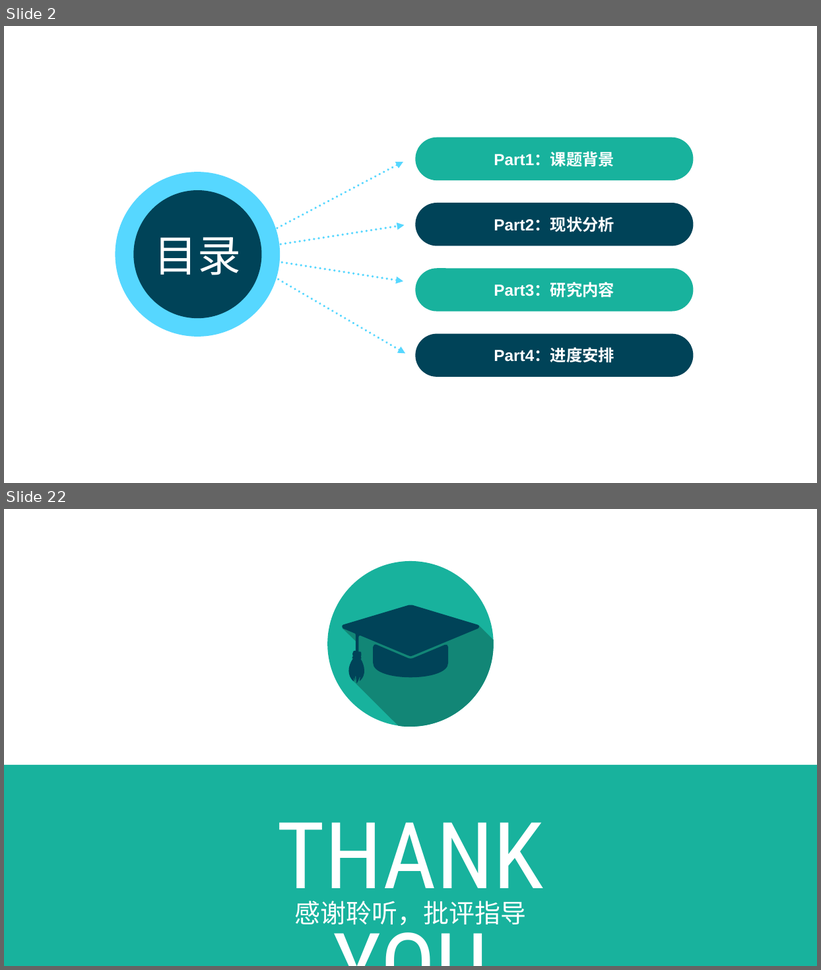
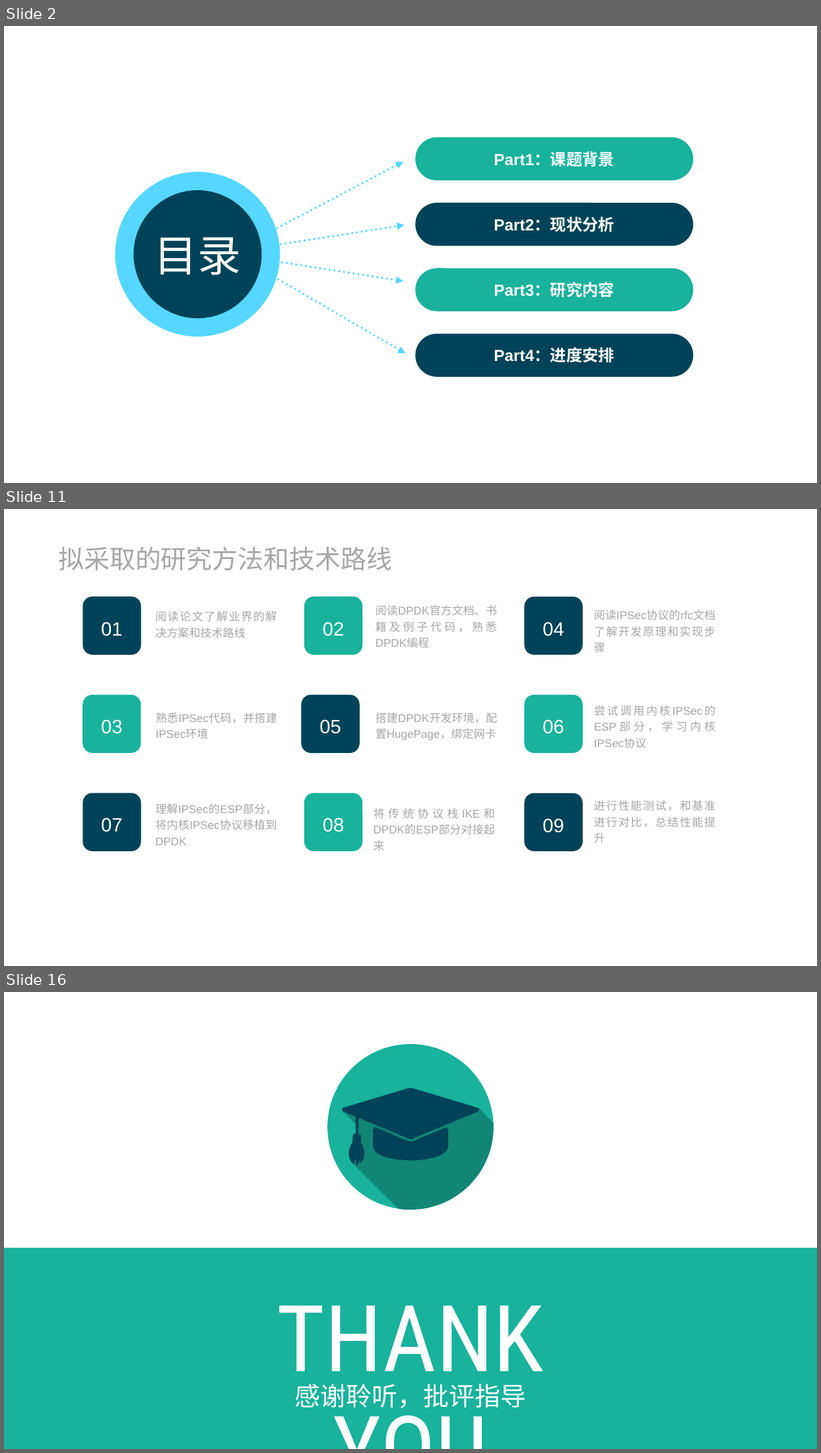
Before and after one commit to yybysj/bysj, a slide deck: Requirement/毕业设计相关规定及规范/毕设开题答辩PPT.pptx. Shown one above the other, each under a label of ours: slides 2 and 22 before the commit, slides 2, 11 and 16 after it; the slides between them are not shown. The pictures are 821x970 and 821x1453 pixels, drawn with LibreOffice and Linux fonts; fonts in the diff are those of the drawing. Boxes give left, top, right and bottom in pixels: in the first picture for what was removed or moved away, otherwise in the second. Text is boxed around its words. In the diff, an @@ line names an element or a change of style, - is before the commit and + after.

```diff
--- a/Requirement/毕业设计相关规定及规范/毕设开题答辩PPT.pptx
+++ b/Requirement/毕业设计相关规定及规范/毕设开题答辩PPT.pptx
@@ slide 11 added at bbox=[4, 509, 817, 966], background #FFFFFF @@
@@ text added at bbox=[58, 547, 393, 570], 32 pt, text #A6A6A6 @@
+拟采取的研究方法和技术路线
@@ rounded rectangle added at bbox=[83, 596, 141, 655], fill #004358, 24 pt, text #FFFFFF @@
+01
@@ rounded rectangle added at bbox=[304, 596, 362, 655], fill #18B29D, 24 pt, text #FFFFFF @@
+02
@@ text added at bbox=[376, 605, 497, 648], 14 pt, text #A6A6A6 @@
+阅读DPDK官方文档、书籍及例子代码，熟悉DPDK编程
@@ rounded rectangle added at bbox=[525, 597, 583, 656], fill #004358, 24 pt, text #FFFFFF @@
+04
@@ text added at bbox=[155, 611, 277, 638], 14 pt, text #A6A6A6 @@
+阅读论文了解业界的解决方案和技术路线
@@ text added at bbox=[594, 610, 715, 620], 14 pt, text #A6A6A6 @@
+阅读IPSec协议的rfc文档了解开发原理和实现步骤
@@ rounded rectangle added at bbox=[83, 695, 141, 754], fill #18B29D, 24 pt, text #FFFFFF @@
+03
@@ rounded rectangle added at bbox=[301, 694, 360, 753], fill #004358, 24 pt, text #FFFFFF @@
+05
@@ rounded rectangle added at bbox=[525, 694, 583, 753], fill #18B29D, 24 pt, text #FFFFFF @@
+06
@@ text added at bbox=[594, 706, 715, 748], 14 pt, text #A6A6A6 @@
+尝试调用内核IPSec的ESP部分，学习内核IPSec协议
@@ text added at bbox=[156, 713, 277, 739], 14 pt, text #A6A6A6 @@
+熟悉IPSec代码，并搭建IPSec环境
@@ text added at bbox=[376, 713, 497, 741], 14 pt, text #A6A6A6 @@
+搭建DPDK开发环境，配置HugePage，绑定网卡
@@ rounded rectangle added at bbox=[83, 793, 141, 852], fill #004358, 24 pt, text #FFFFFF @@
+07
@@ text added at bbox=[155, 804, 277, 830], 14 pt, text #A6A6A6 @@
+理解IPSec的ESP部分，将内核IPSec协议移植到DPDK
@@ rounded rectangle added at bbox=[304, 793, 362, 852], fill #18B29D, 24 pt, text #FFFFFF @@
+08
@@ rounded rectangle added at bbox=[525, 793, 583, 852], fill #004358, 24 pt, text #FFFFFF @@
+09
@@ text added at bbox=[594, 801, 715, 843], 14 pt, text #A6A6A6 @@
+进行性能测试，和基准进行对比，总结性能提升
@@ text added at bbox=[374, 809, 459, 819], 14 pt, text #A6A6A6 @@
+将传统协议栈IKE和DPDK的ESP部分对接起来
@@ what was slide 22 is now slide 16 @@
```
Also in this commit, not shown: 2 slides changed, 12 other slides added, 12 slides removed, 2 other files.
